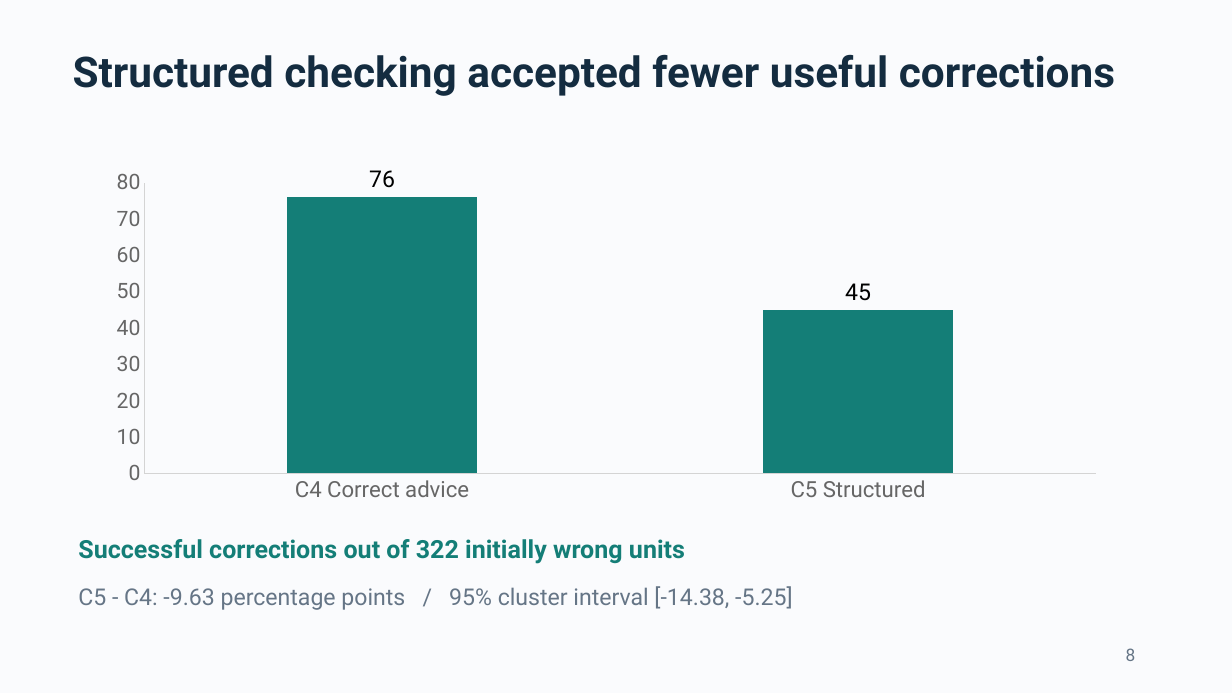
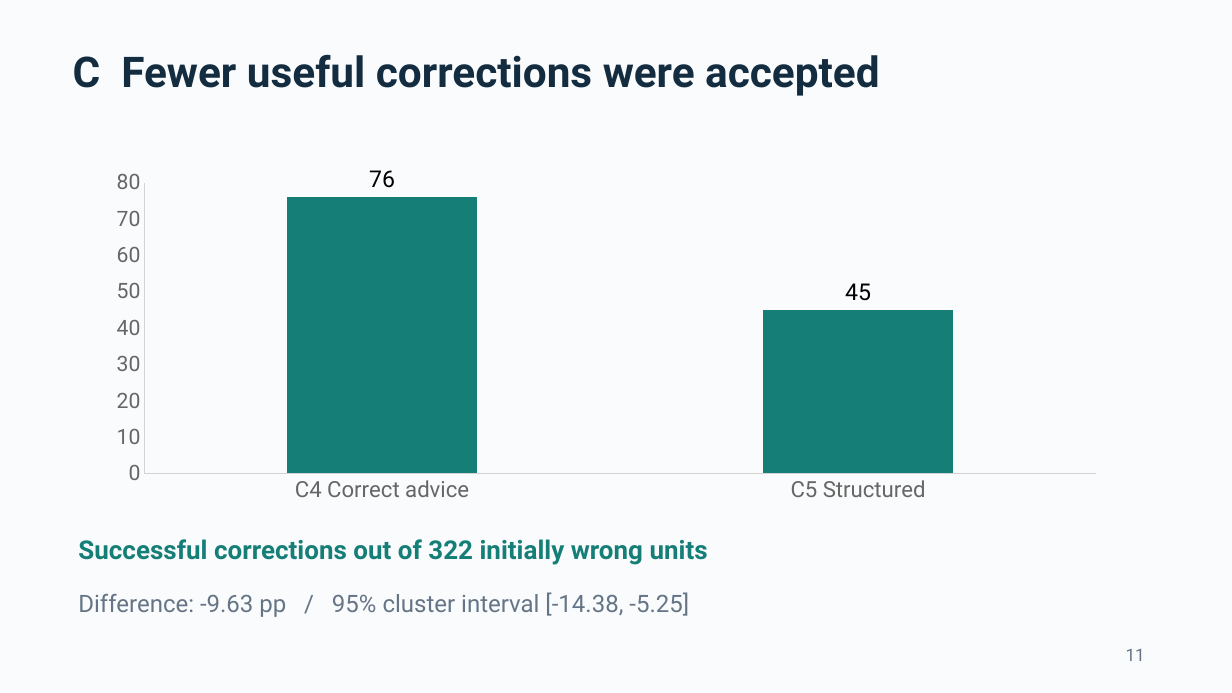
Before and after one commit to ThomasLin070217/comp2501-ai-reliability, a slide deck: slide 11 of Submission_Pack/COMP2501_presentation.pptx (slide 8 before the commit). Drawn at 1232x693 pixels with LibreOffice and Linux fonts; fonts in the diff are those of the drawing. Boxes give left, top, right and bottom in pixels: in the first picture for what was removed or moved away, otherwise in the second. Text is boxed around its words. In the diff, an @@ line names an element or a change of style, - is before the commit and + after.

Commit message:
Integrate natural cross-check results into presentation and submission pack

```diff
--- a/Submission_Pack/COMP2501_presentation.pptx
+++ b/Submission_Pack/COMP2501_presentation.pptx
@@ text at [73, 54, 879, 96]: text changed @@
-Structured checking accepted fewer useful corrections
+C Fewer useful corrections were accepted
@@ text "Successful corrections out of 322 ..." at [78, 539, 708, 565]: size 19.5 to 20.2 pt @@
@@ text at [78, 592, 689, 617]: text changed; size 18 to 18.8 pt @@
-C5 - C4: -9.63 percentage points / 95% cluster interval [-14.38, -5.25]
+Difference: -9.63 pp / 95% cluster interval [-14.38, -5.25]
@@ text at [1126, 649, 1145, 661]: text changed @@
-8
+11
```
Also in this commit, not shown: 6 other slides changed, 11 slides added, 9 slides removed, 21 other files.
